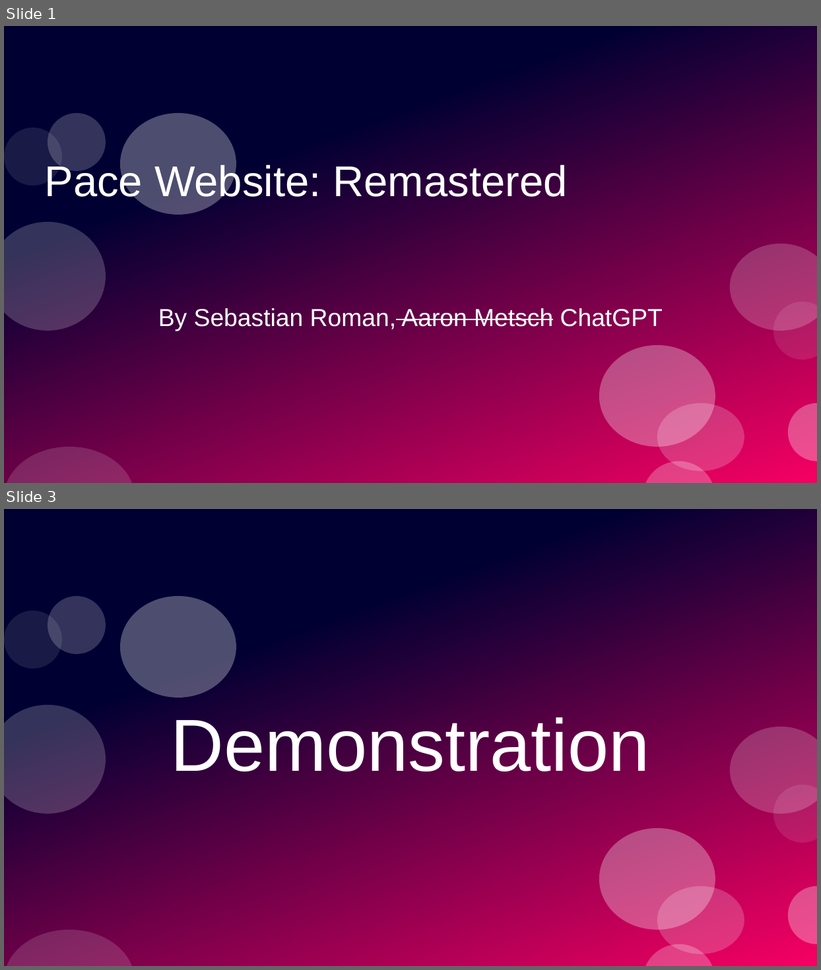
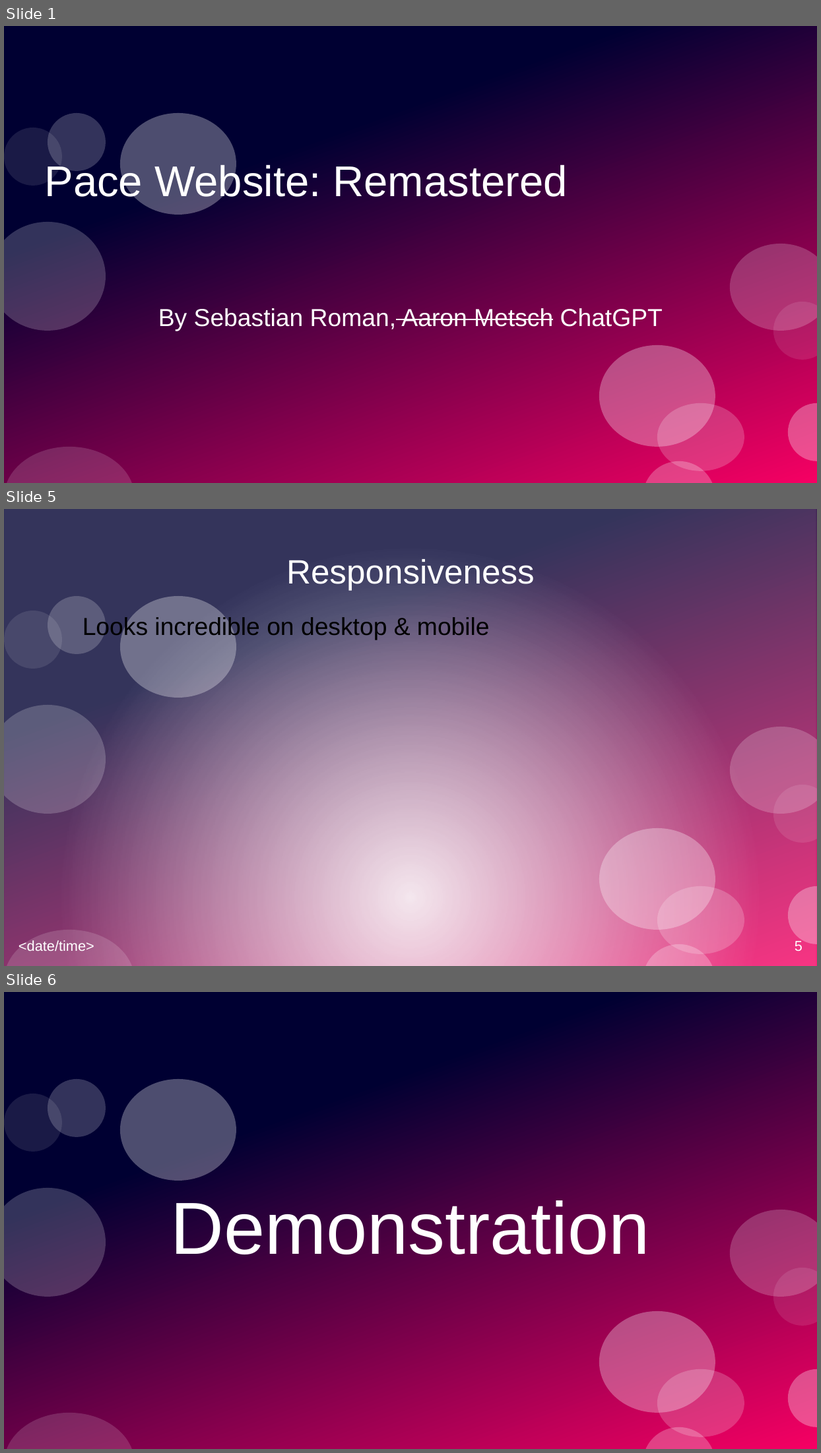
Before and after one commit to sr66139p/CIT-231-Term-Project, a slide deck: term-project-presentation.pptx. Shown one above the other, each under a label of ours: slides 1 and 3 before the commit, slides 1, 5 and 6 after it; the slides between them are not shown. The pictures are 821x970 and 821x1453 pixels, drawn with LibreOffice and Linux fonts; fonts in the diff are those of the drawing. Boxes give left, top, right and bottom in pixels: in the first picture for what was removed or moved away, otherwise in the second. Text is boxed around its words. In the diff, an @@ line names an element or a change of style, - is before the commit and + after.

```diff
--- a/term-project-presentation.pptx
+++ b/term-project-presentation.pptx
@@ slide 5 added at [4, 509, 817, 966], background #FFFFFF; not listed: 11 template elements that a slide beside it also shows @@
@@ rectangle added at [4, 509, 817, 966], fill gradient #FFFFFF @@
@@ title added at [286, 559, 535, 591], 33 pt, text #FFFFFF @@
+Responsiveness
@@ ellipse added at [121, 596, 236, 698], fill #FFFFFF at 30% opacity @@
@@ text added at [83, 616, 490, 640], 24 pt, text #000000 @@
+Looks incredible on desktop & mobile
@@ text added at [19, 941, 94, 951], 14 pt, text #FFFFFF @@
+<date/time>
@@ page number added at [795, 940, 803, 951], 14 pt, text #FFFFFF @@
+5
@@ what was slide 3 is now slide 6 @@
```
Also in this commit, not shown: 1 slide changed, 3 other slides added.
